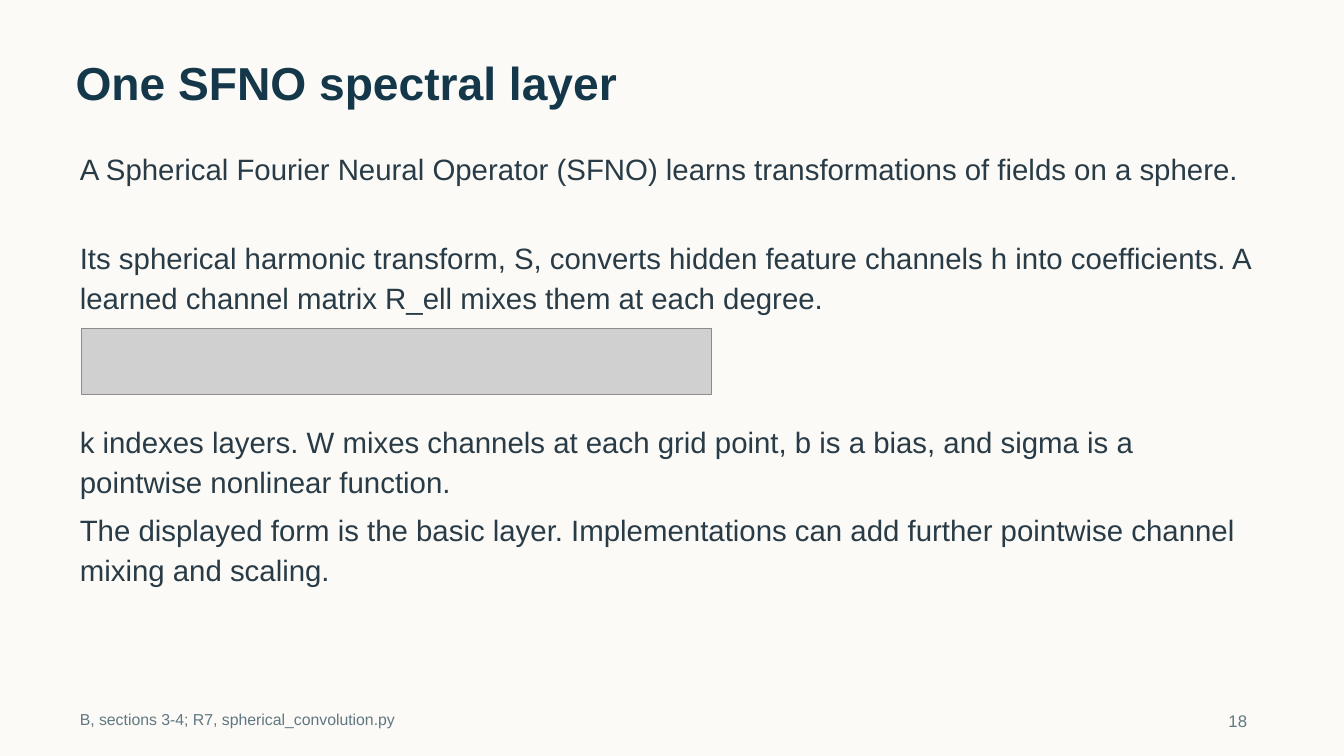
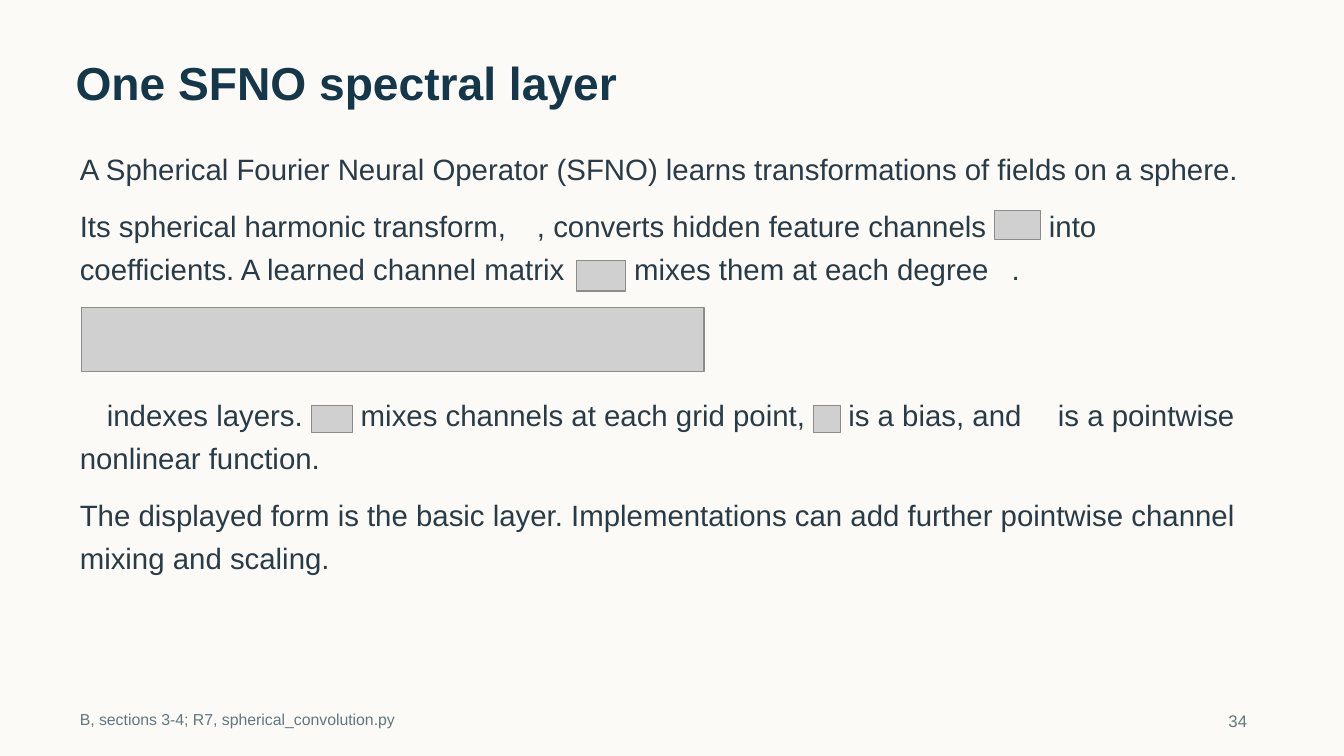
Before and after one commit to tglanz/climatology, a slide deck: slide 34 of presentations/bve-harmonics-sfno/bve-harmonics-sfno.pptx (slide 18 before the commit). Drawn at 1344x756 pixels with LibreOffice and Linux fonts; fonts in the diff are those of the drawing; grey boxes stand for pictures; background and template pictures are left out. Boxes give left, top, right and bottom in pixels: in the first picture for what was removed or moved away, otherwise in the second. Text is boxed around its words. In the diff, an @@ line names an element or a change of style, - is before the commit and + after.

```diff
--- a/presentations/bve-harmonics-sfno/bve-harmonics-sfno.pptx
+++ b/presentations/bve-harmonics-sfno/bve-harmonics-sfno.pptx
@@ text added at (80, 215, 506, 243), 21 pt, text #283B46 @@
+Its spherical harmonic transform,
@@ text added at (553, 215, 986, 238), 21 pt, text #283B46 @@
+, converts hidden feature channels
@@ picture added at (995, 211, 1042, 239) @@
@@ text added at (1049, 215, 1096, 238), 21 pt, text #283B46 @@
+into
@@ text removed at (80, 247, 1252, 315) @@
-Its spherical harmonic transform, S, converts hidden feature channels h into coefficients. A learned channel matrix R_ell mixes them at each degree.
@@ text added at (80, 258, 564, 281), 21 pt, text #283B46 @@
+coefficients. A learned channel matrix
@@ picture added at (576, 260, 625, 291) @@
@@ text added at (634, 258, 989, 286), 21 pt, text #283B46 @@
+mixes them at each degree
@@ text added at (1012, 247, 1024, 291), 21 pt, text #283B46 @@
+.
@@ picture removed at (82, 328, 711, 394) @@
@@ picture added at (82, 308, 704, 371) @@
@@ text added at (107, 404, 303, 432), 21 pt, text #283B46 @@
+indexes layers.
@@ picture added at (312, 405, 353, 433) @@
@@ text added at (361, 404, 805, 432), 21 pt, text #283B46 @@
+mixes channels at each grid point,
@@ picture added at (814, 405, 841, 433) @@
@@ text added at (848, 404, 1021, 430), 21 pt, text #283B46 @@
+is a bias, and
@@ text added at (1058, 404, 1235, 432), 21 pt, text #283B46 @@
+is a pointwise
@@ text removed at (80, 431, 1133, 499) @@
-k indexes layers. W mixes channels at each grid point, b is a bias, and sigma is a pointwise nonlinear function.
@@ text added at (80, 447, 320, 470), 21 pt, text #283B46 @@
+nonlinear function.
@@ text at (80, 504, 1234, 531): text changed @@
-The displayed form is the basic layer. Implementations can add further pointwise channel mixing and scaling.
+The displayed form is the basic layer. Implementations can add further pointwise channel
@@ text added at (80, 547, 330, 575), 21 pt, text #283B46 @@
+mixing and scaling.
@@ text at (1228, 715, 1247, 727): text changed @@
-18
+34
```
Also in this commit, not shown: 28 other slides changed, 19 slides added, 1 slide removed, 4 other files.
